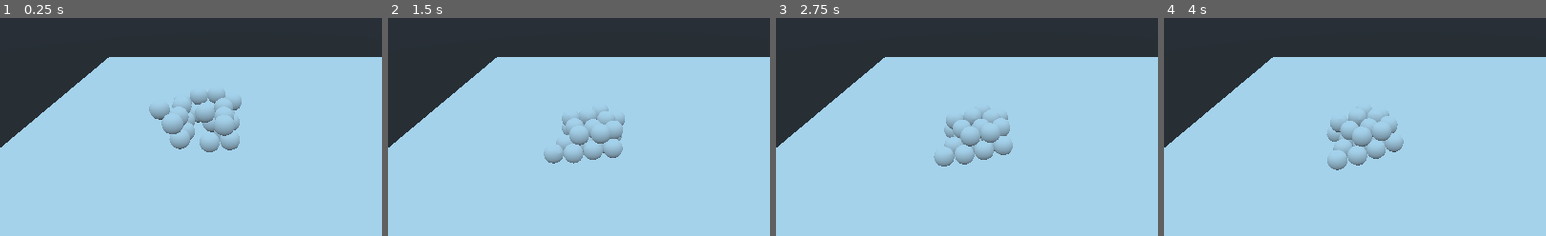
Above: before the commit, frames 1-4 (left to right).
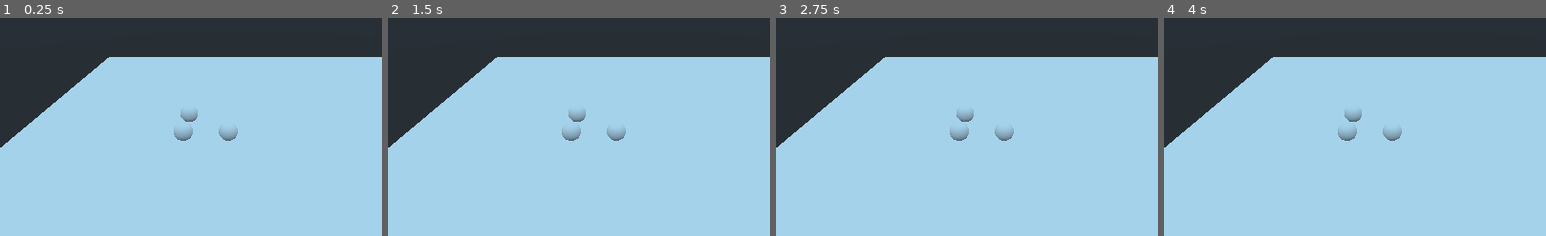
Above: after the commit, the same moments.

Repository: bentles/Particles
Game: Godot game, scene res://TestWorld.tscn
The game is run twice, just before and just after one commit, with the same random seed, the same clock (stepped at 60 frames per second) and the same inputs.
Inputs:
- Up to frame 1 (0.25 s): no input
- Up to frame 2 (1.5 s): no input
- Up to frame 3 (2.75 s): no input
- Up to frame 4 (4 s): tap Enter at 2.75 s
The pictures show only the part of the screen within x 18-68%, y 19-68%; the shares and areas given below are measured in that part.

The runs differ from the first frame. In frame 1, 2.8% of the frame differs, in the area x 39-64%, y 33-62%; in frame 2, 1.9%; in frame 3, 2.0%; in frame 4, 2.1%.

Commit message:
this is now very very slow

Diff:
--- a/Particle/Particle.gd
+++ b/Particle/Particle.gd
@@ -7,11 +7,12 @@
 # maybe can make these asymmetric later if it makes things cooler
 const cooldown_seconds = 0.5
 var cooldown_elapsed_seconds = cooldown_seconds
-const action_seconds = 0.2
+const action_seconds = 0.5
 var action_elapsed_seconds = action_seconds
 
-const State = { STATE_IDLE = 0, STATE_EXPANDING = 1, STATE_EXPANDED = 3,
-	STATE_CONTRACTING = 3}
+const size_factor = 0.5;
+
+const State = { STATE_IDLE = 0, STATE_EXPANDING = 1, STATE_EXPANDED = 3, STATE_CONTRACTING = 2}
 
 var state = State.STATE_IDLE
 
@@ -21,34 +22,58 @@
 		action_elapsed_seconds = 0
 		cooldown_elapsed_seconds = 0
 
+func _resize_model():
+	var percent = action_elapsed_seconds / action_seconds
+	var size_state = 0
+
+	if state == State.STATE_EXPANDED:
+		size_state = 1
+	elif state == State.STATE_IDLE:
+		size_state = 0
+	elif state == State.STATE_CONTRACTING:
+		size_state = (1 - percent)
+	elif state == State.STATE_EXPANDING:
+		size_state = percent
+
+	var size = 1 + size_factor * size_state
+	self.scale.x = size;
+	self.scale.y = size;
+	self.scale.z = size;
+
 func _expand():
 	_act(State.STATE_IDLE, State.STATE_EXPANDING)
 
 func _contract():
 	_act(State.STATE_EXPANDED, State.STATE_CONTRACTING)
 
+var rng = RandomNumberGenerator.new()
 # Called when the node enters the scene tree for the first time.
 func _ready():
-	pass # Replace with function body.
+	pass
 
 func _process_state(delta):
 	# TODO: might need to think about order here
 	if state == State.STATE_EXPANDING || state == State.STATE_CONTRACTING:
 		action_elapsed_seconds += delta
 		if action_elapsed_seconds >= action_seconds:
-			state = state.STATE_IDLE if state == State.STATE_CONTRACTING else State.STATE_EXPANDED
-			return
+			action_elapsed_seconds = action_seconds
+			state = State.STATE_IDLE if state == State.STATE_CONTRACTING else State.STATE_EXPANDED
+		return
 	if (state == State.STATE_IDLE || state == State.STATE_EXPANDED) && \
 	cooldown_elapsed_seconds < cooldown_seconds:
 		cooldown_elapsed_seconds += delta
 
-
+var rand_time = 0;
 # Called every frame. 'delta' is the elapsed time since the previous frame.
 func _process(delta):
 
 	_process_state(delta)
+
+	_resize_model()
 	# assume for now all particles are the same mass so i just pick a
 	# value for G*m1*m2
+
+
 	var gmm = 5.0
 
 	var overlapping = $InfluenceArea.get_overlapping_bodies()
--- a/Particle/ParticleBrain.gd
+++ b/Particle/ParticleBrain.gd
@@ -1,10 +1,17 @@
 const NeuralNetwork = preload("../Neural Network/Brain.gd")
 
-var neural_network = NeuralNetwork.new(2,3,4)
+
+var neural_network = NeuralNetwork.new(2,5,3)
 
 # ok i think each particle should know about the particles next to it
 # so maybe direction vectors to the particles in its sphere??
 # definitely should know the state of the particles next to it
+
+# 3 outputs: expand, contract, do nothing
+# inputs: what particles around it are doing
+# how on earth do I format this??
+
+# some number of middle nodes
 
 # states:
 # 0: rest, 1: expanding, 2: expanded, 3:contracting
--- a/TestWorld.tscn
+++ b/TestWorld.tscn
@@ -18,63 +18,6 @@
 [node name="Particle6" parent="." instance=ExtResource( 1 )]
 transform = Transform( 1, 0, 0, 0, 1, 0, 0, 0, 1, -4.08465, 2.31354, 2.05095 )
 
-[node name="Particle7" parent="." instance=ExtResource( 1 )]
-transform = Transform( 1, 0, 0, 0, 1, 0, 0, 0, 1, -1.78079, 2.31354, 2.05095 )
-
-[node name="Particle25" parent="." instance=ExtResource( 1 )]
-transform = Transform( 1, 0, 0, 0, 1, 0, 0, 0, 1, -5.51927, 3.78754, 4.11821 )
-
-[node name="Particle26" parent="." instance=ExtResource( 1 )]
-transform = Transform( 1, 0, 0, 0, 1, 0, 0, 0, 1, -2.9396, 3.78754, 4.11821 )
-
-[node name="Particle29" parent="." instance=ExtResource( 1 )]
-transform = Transform( 1, 0, 0, 0, 1, 0, 0, 0, 1, -2.92883, 3.78754, 2.05095 )
-
-[node name="Particle30" parent="." instance=ExtResource( 1 )]
-transform = Transform( 1, 0, 0, 0, 1, 0, 0, 0, 1, -2.9396, 3.78754, 2.05095 )
-
-[node name="Particle9" parent="." instance=ExtResource( 1 )]
-transform = Transform( 1, 0, 0, 0, 1, 0, 0, 0, 1, -4.29055, 2.31354, 5.27596 )
-
-[node name="Particle10" parent="." instance=ExtResource( 1 )]
-transform = Transform( 1, 0, 0, 0, 1, 0, 0, 0, 1, -1.71088, 2.31354, 5.27596 )
-
-[node name="Particle11" parent="." instance=ExtResource( 1 )]
-transform = Transform( 1, 0, 0, 0, 1, 0, 0, 0, 1, -2.61113, 2.31354, 5.27596 )
-
-[node name="Particle13" parent="." instance=ExtResource( 1 )]
-transform = Transform( 1, 0, 0, 0, 1, 0, 0, 0, 1, -4.29055, 2.31354, 3.2087 )
-
-[node name="Particle14" parent="." instance=ExtResource( 1 )]
-transform = Transform( 1, 0, 0, 0, 1, 0, 0, 0, 1, -1.71088, 2.31354, 3.2087 )
-
-[node name="Particle15" parent="." instance=ExtResource( 1 )]
-transform = Transform( 1, 0, 0, 0, 1, 0, 0, 0, 1, -2.61113, 2.31354, 3.2087 )
-
-[node name="Particle17" parent="." instance=ExtResource( 1 )]
-transform = Transform( 1, 0, 0, 0, 1, 0, 0, 0, 1, -4.29055, 3.79631, 5.27596 )
-
-[node name="Particle18" parent="." instance=ExtResource( 1 )]
-transform = Transform( 1, 0, 0, 0, 1, 0, 0, 0, 1, -1.71088, 3.79631, 5.27596 )
-
-[node name="Particle21" parent="." instance=ExtResource( 1 )]
-transform = Transform( 1, 0, 0, 0, 1, 0, 0, 0, 1, -4.29055, 3.79631, 3.2087 )
-
-[node name="Particle22" parent="." instance=ExtResource( 1 )]
-transform = Transform( 1, 0, 0, 0, 1, 0, 0, 0, 1, -1.71088, 3.79631, 3.2087 )
-
-[node name="Particle33" parent="." instance=ExtResource( 1 )]
-transform = Transform( 1, 0, 0, 0, 1, 0, 0, 0, 1, -4.29055, 3.70281, 4.32898 )
-
-[node name="Particle34" parent="." instance=ExtResource( 1 )]
-transform = Transform( 1, 0, 0, 0, 1, 0, 0, 0, 1, -1.71088, 3.70281, 4.32898 )
-
-[node name="Particle37" parent="." instance=ExtResource( 1 )]
-transform = Transform( 1, 0, 0, 0, 1, 0, 0, 0, 1, -4.29055, 3.70281, 2.26172 )
-
-[node name="Particle38" parent="." instance=ExtResource( 1 )]
-transform = Transform( 1, 0, 0, 0, 1, 0, 0, 0, 1, -1.71088, 3.70281, 2.26172 )
-
 [node name="Camera" type="Camera" parent="."]
 transform = Transform( 1, 0, 0, 0, 0.838652, 0.544668, 0, -0.544668, 0.838652, -1, 10.3466, 18.3813 )
 
